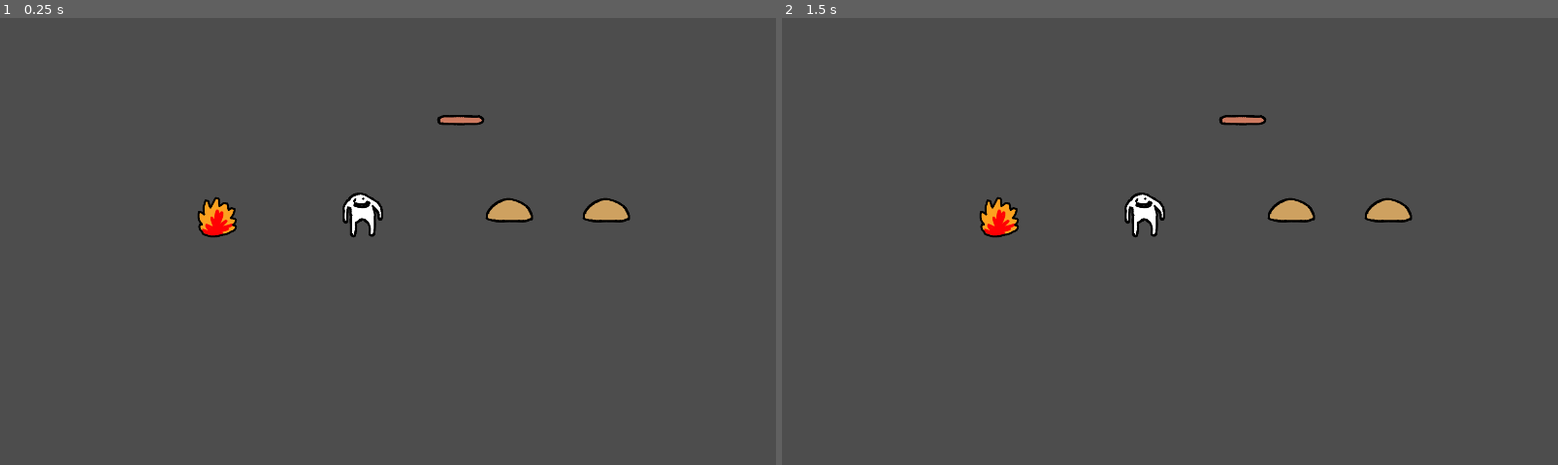
Above: before the commit, frames 1-2 (left to right).
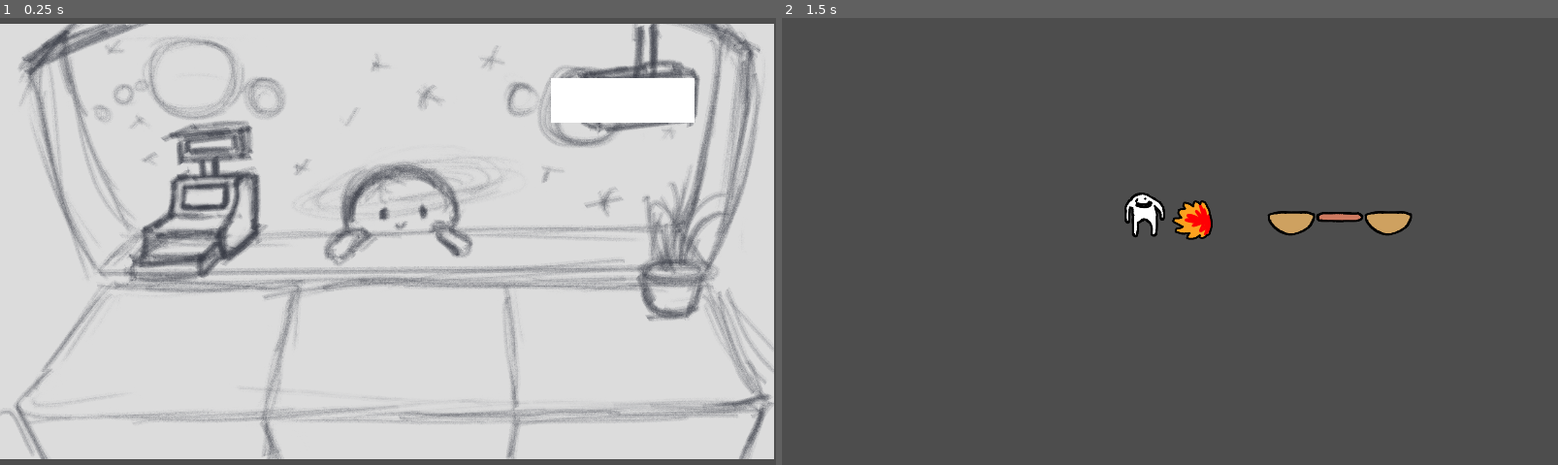
Above: after the commit, the same moments.

Repository: aPotatoNeedsHelp/ico_jam_game
Game: Godot game, scene res://scenes/main.tscn
Same seed, same stepped clock (60 frames per second), same inputs: the game is played once before the commit and once after it. Before the commit the project starts from res://scenes/main_scene.tscn.
Inputs (mouse positions are in pixels of both pictures, inside the frame that each line leads up to):
- Up to frame 1 (0.25 s): no input
- Up to frame 2 (1.5 s): click (1177, 353) at 0.52 s; tap Enter at 1.25 s

The runs differ from the first frame. In frame 1, 96% of the frame differs, in the area x 0-100%, y 1-99%; in frame 2, 1.6%.

Commit message:
yea made a new main scene for the shop

Diff:
--- a/project.godot
+++ b/project.godot
@@ -11,7 +11,7 @@
 [application]
 
 config/name="Ico game jam"
-run/main_scene="res://scenes/main_scene.tscn"
+run/main_scene="res://scenes/main.tscn"
 config/features=PackedStringArray("4.1", "GL Compatibility")
 config/icon="res://icon.svg"
 
--- /dev/null
+++ b/scenes/main.gd
@@ -0,0 +1,16 @@
+extends Node2D
+
+
+# Called when the node enters the scene tree for the first time.
+func _ready() -> void:
+	pass # Replace with function body.
+
+
+# Called every frame. 'delta' is the elapsed time since the previous frame.
+func _process(delta: float) -> void:
+	pass
+
+
+func _on_button_pressed() -> void:
+	get_tree().change_scene_to_file("res://scenes/puzzle.tscn")
+	pass # Replace with function body.
--- /dev/null
+++ b/scenes/main.tscn
@@ -0,0 +1,37 @@
+[gd_scene load_steps=3 format=3 uid="uid://dsq3sb3gj7cb"]
+
+[ext_resource type="Script" path="res://scenes/main.gd" id="1_hmfdo"]
+[ext_resource type="Texture2D" uid="uid://dhoqu0hjc6url" path="res://assats/circle.png" id="1_q27qc"]
+
+[node name="main" type="Node2D"]
+script = ExtResource("1_hmfdo")
+
+[node name="Circle" type="Sprite2D" parent="."]
+position = Vector2(0, 67)
+scale = Vector2(1.06389, 1.06389)
+texture = ExtResource("1_q27qc")
+centered = false
+
+[node name="Button" type="Button" parent="."]
+offset_left = 687.0
+offset_top = 742.0
+offset_right = 1407.0
+offset_bottom = 1120.0
+flat = true
+
+[node name="ColorRect" type="ColorRect" parent="."]
+offset_left = 1453.0
+offset_top = 211.0
+offset_right = 1832.0
+offset_bottom = 327.0
+
+[node name="Label" type="Label" parent="ColorRect"]
+layout_mode = 1
+anchors_preset = 15
+anchor_right = 1.0
+anchor_bottom = 1.0
+grow_horizontal = 2
+grow_vertical = 2
+horizontal_alignment = 1
+
+[connection signal="pressed" from="Button" to="." method="_on_button_pressed"]
--- a/scenes/main_scene.tscn
+++ b/scenes/puzzle.tscn
@@ -25,13 +25,13 @@
 custom_data_layer_0/type = 4
 custom_data_layer_1/name = "refrence"
 custom_data_layer_1/type = 0
-sources/2 = SubResource("TileSetAtlasSource_qqdqi")
+sources/0 = SubResource("TileSetAtlasSource_qqdqi")
 tile_proxies/coords_level = [[0, Vector2i(0, 0)], [2, Vector2i(0, 0)], [0, Vector2i(1, 0)], [2, Vector2i(1, 0)], [0, Vector2i(2, 0)], [2, Vector2i(2, 0)], [0, Vector2i(3, 0)], [2, Vector2i(3, 0)], [0, Vector2i(4, 0)], [2, Vector2i(4, 0)], [1, Vector2i(0, 0)], [2, Vector2i(5, 0)]]
 
-[node name="MainScene" type="Node2D"]
+[node name="puzzle" type="Node2D"]
 
 [node name="TileMap" type="TileMap" parent="."]
 tile_set = SubResource("TileSet_6b1t4")
 format = 2
-layer_0/tile_data = PackedInt32Array(262151, 327682, 0, 262154, 65538, 0, 262148, 131074, 0, 131081, 262146, 0, 262156, 65538, 0)
-script = ExtResource("4_74f5m")
+layer_0/tile_data = PackedInt32Array(262151, 327680, 0, 262156, 0, 0, 262155, 262144, 0, 262154, 0, 0, 262152, 131072, 0)
+script = ExtResource("2_c6myr")
--- a/scenes/puzzle/bread_bottom.tscn
+++ b/scenes/puzzle/bread_bottom.tscn
@@ -4,6 +4,7 @@
 [ext_resource type="Texture2D" uid="uid://ccawww4ltp2mf" path="res://assats/Bread_bottom.png" id="2_dg8pc"]
 
 [node name="food" type="CharacterBody2D" node_paths=PackedStringArray("sprite")]
+collision_mask = 3
 script = ExtResource("1_6433t")
 burned_food_preload = "res://scenes/puzzle/bread_top.tscn"
 sprite = NodePath("BreadTop")
--- a/scenes/puzzle/bread_top.tscn
+++ b/scenes/puzzle/bread_top.tscn
@@ -4,6 +4,7 @@
 [ext_resource type="Texture2D" uid="uid://c2p6j8axgwb5i" path="res://assats/Bread_top.png" id="2_qoih0"]
 
 [node name="food" type="CharacterBody2D" node_paths=PackedStringArray("sprite")]
+collision_mask = 3
 script = ExtResource("1_v4dj0")
 burned_food_preload = "res://scenes/puzzle/bread_bottom.tscn"
 sprite = NodePath("BreadTop")
--- a/scenes/puzzle/fire.tscn
+++ b/scenes/puzzle/fire.tscn
@@ -14,6 +14,7 @@
 
 [node name="Fire" type="Sprite2D" parent="."]
 position = Vector2(0, 6)
+rotation = -1.5708
 texture = ExtResource("2_f8jqn")
 
 [connection signal="body_entered" from="." to="." method="_on_body_entered"]
--- a/scenes/puzzle/hand.tscn
+++ b/scenes/puzzle/hand.tscn
@@ -3,7 +3,7 @@
 [ext_resource type="Script" path="res://scripts/player.gd" id="1_wph3m"]
 [ext_resource type="Texture2D" uid="uid://cxtsk3b78ss8x" path="res://assats/player.png" id="2_vw36s"]
 
-[node name="hand" type="CharacterBody2D" node_paths=PackedStringArray("sprite")]
+[node name="hand" type="CharacterBody2D" node_paths=PackedStringArray("sprite") groups=["Push"]]
 collision_layer = 2
 script = ExtResource("1_wph3m")
 sprite = NodePath("Player")
--- a/scenes/puzzle/meat_grilled.tscn
+++ b/scenes/puzzle/meat_grilled.tscn
@@ -3,8 +3,10 @@
 [ext_resource type="Script" path="res://scripts/food.gd" id="1_cs5vc"]
 [ext_resource type="Texture2D" uid="uid://b8dxq1e0aj5bs" path="res://assats/Meat_cooced.png" id="2_e57xy"]
 
-[node name="food2" type="CharacterBody2D"]
+[node name="food" type="CharacterBody2D"]
+collision_mask = 3
 script = ExtResource("1_cs5vc")
+burned_food_preload = "res://scenes/puzzle/meat_grilled.tscn"
 
 [node name="BreadTop" type="Sprite2D" parent="."]
 texture = ExtResource("2_e57xy")
--- a/scenes/puzzle/meat_raw.tscn
+++ b/scenes/puzzle/meat_raw.tscn
@@ -4,6 +4,7 @@
 [ext_resource type="Texture2D" uid="uid://v56im8nkasip" path="res://assats/Meat_raw.png" id="2_lqsdu"]
 
 [node name="food" type="CharacterBody2D"]
+collision_mask = 3
 script = ExtResource("1_pysyx")
 burned_food_preload = "res://scenes/puzzle/meat_grilled.tscn"
 
Binary file added: assats/circle.png
Not shown, added: assats/circle.png.import
Not shown: 1 places in scenes/puzzle.tscn that only renumber resources
